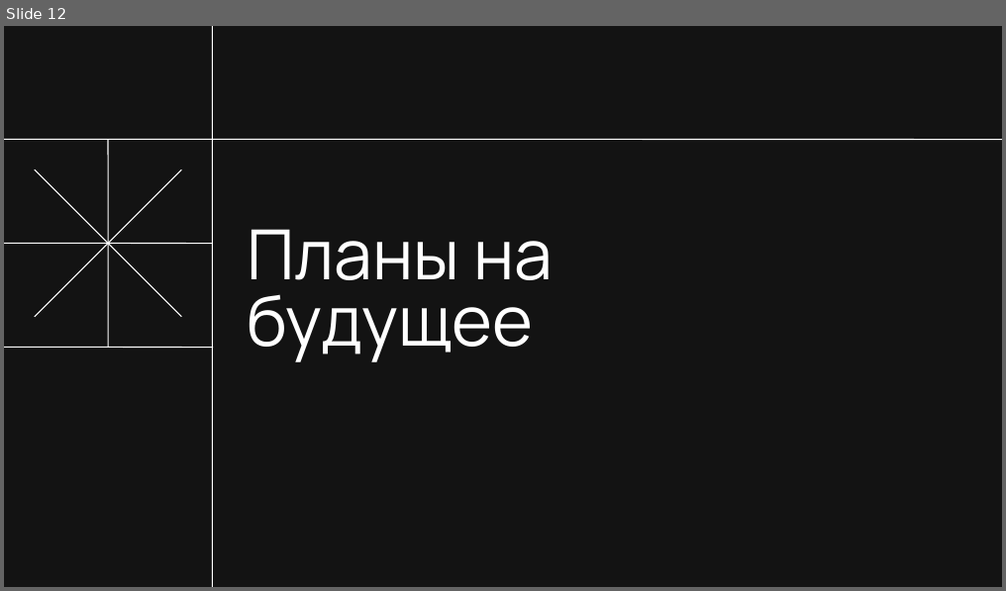
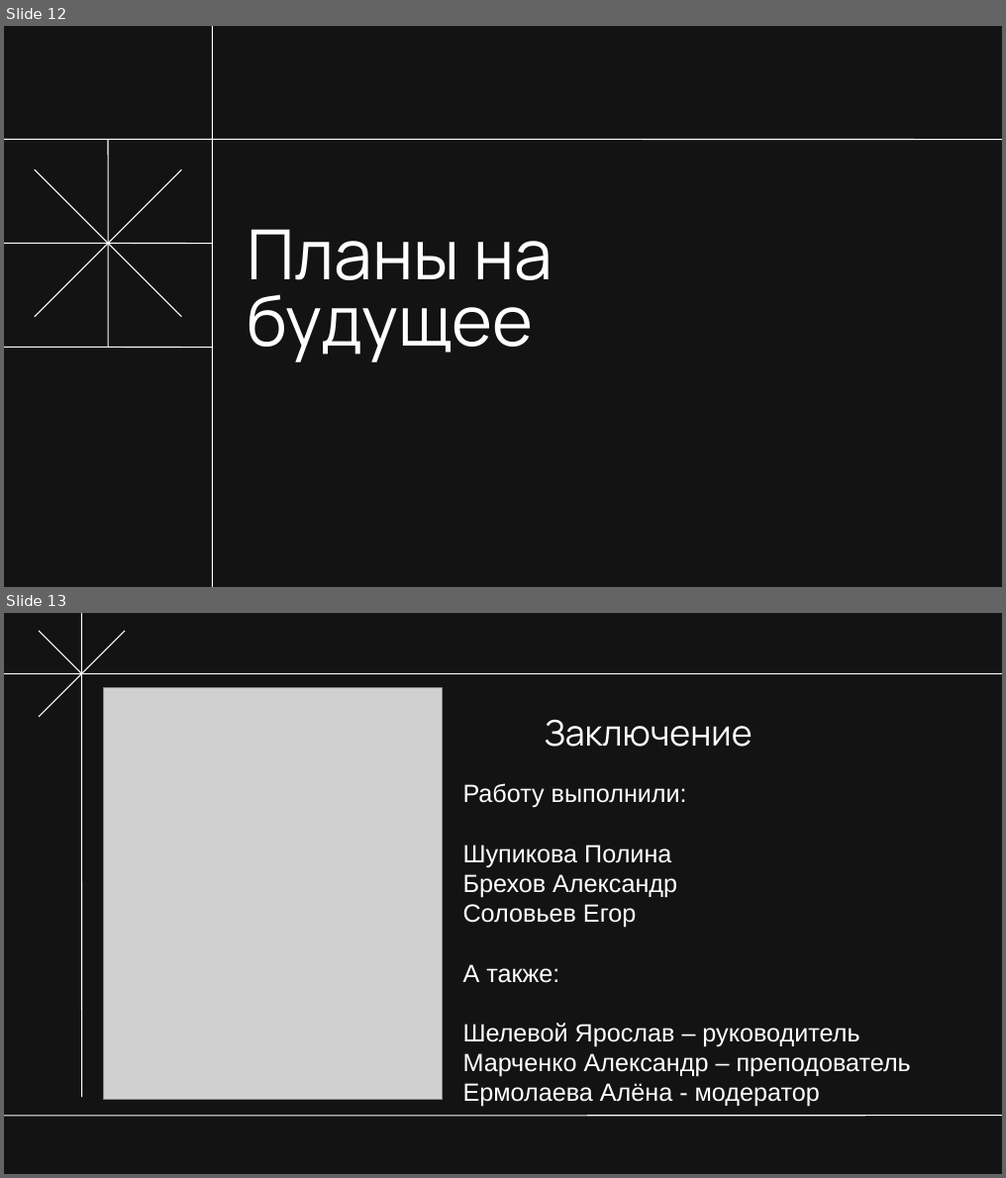
Before and after one commit to Polina-Shupikova/NPI, a slide deck: Советский кроссворд.pptx. Shown one above the other, each under a label of ours: slide 12 before the commit, slides 12 and 13 after it. The pictures are 1006x591 and 1006x1178 pixels, drawn with LibreOffice and Linux fonts; fonts in the diff are those of the drawing; grey boxes stand for pictures. Boxes give left, top, right and bottom in pixels: in the first picture for what was removed or moved away, otherwise in the second. Text is boxed around its words. In the diff, an @@ line names an element or a change of style, - is before the commit and + after.

```diff
--- a/Советский кроссворд.pptx
+++ b/Советский кроссворд.pptx
@@ slide 13 added at [4,613,1002,1174], background #131313 @@
@@ group added at [4,613,1002,1097]: 4 lines @@
@@ picture added at [104,688,443,1099] @@
@@ title added at [545,719,752,747], 25.5 pt, text #FFFFFF @@
+Заключение
@@ text added at [463,783,911,1107], 18 pt, text #FFFFFF @@
+Работу выполнили:
+Шупикова Полина
+Брехов Александр
+Соловьев Егор
+А также:
+Шелевой Ярослав – руководитель
+Марченко Александр – преподователь
+Ермолаева Алёна - модератор
@@ line added from (1002, 1116) to (4, 1116), #FFFFFF 0.75 pt @@
```
Also in this commit, not shown: 2 slides changed, 1 slide removed.
